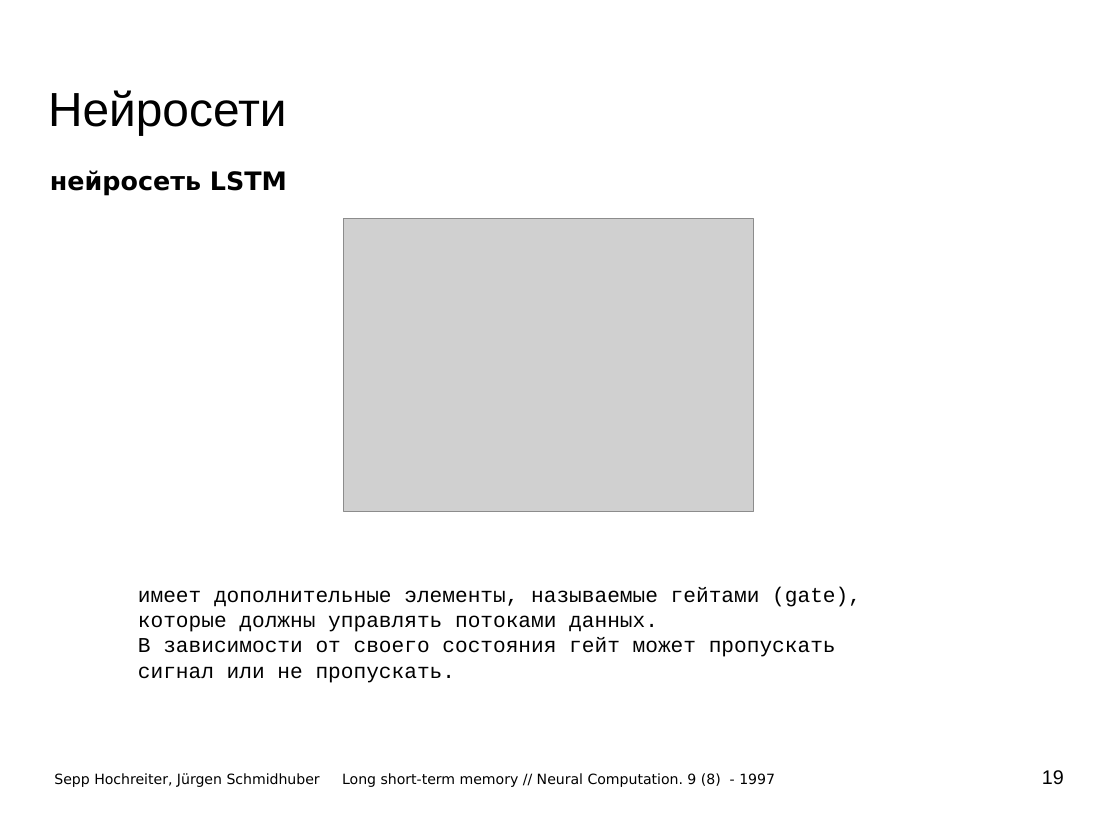
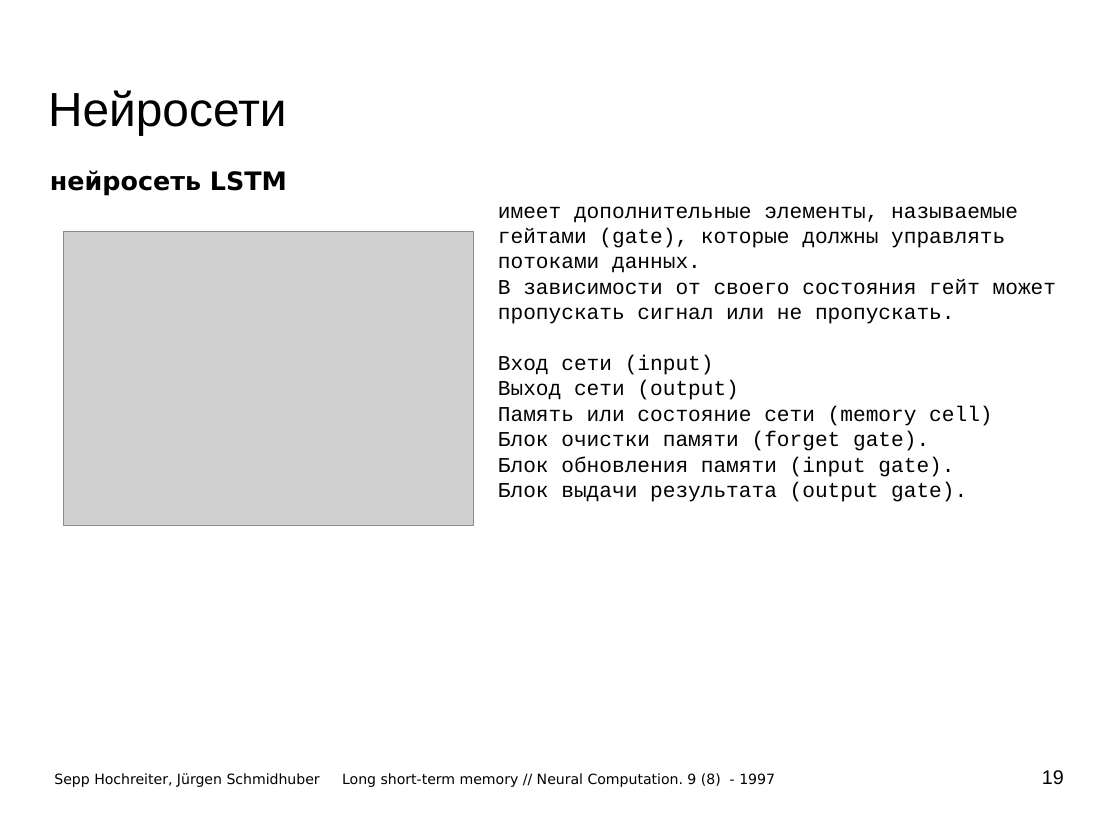
Before and after one commit to mechanoid5/ml_lectorium_legacy, a slide deck: slide 19 of 29-recurrent-ann.odp. Drawn at 1120x840 pixels with LibreOffice and Linux fonts; fonts in the diff are those of the drawing; grey boxes stand for pictures; background and template pictures are left out. Boxes give left, top, right and bottom in pixels: in the first picture for what was removed or moved away, otherwise in the second. Text is boxed around its words. In the diff, an @@ line names an element or a change of style, - is before the commit and + after.

```diff
--- a/29-recurrent-ann.odp
+++ b/29-recurrent-ann.odp
@@ text "имеет дополнительные элементы, называемые гейтами ...": place and size @@
-text "имеет дополнительные элементы, называемые гейтами ..." at box(138, 587, 861, 683)
+text "имеет дополнительные элементы, называемые гейтами ..." at box(498, 206, 1056, 502)
@@ picture: place and size @@
-picture at box(345, 219, 754, 512)
+picture at box(64, 232, 474, 525)
@@ text at box(498, 355, 992, 502): paragraphs added @@
+Вход сети (input)
+Выход сети (output)
+Память или состояние сети (memory cell)
+Блок очистки памяти (forget gate).
+Блок обновления памяти (input gate).
+Блок выдачи результата (output gate).
```
Also in this commit, not shown: 2 other slides changed, 1 slide added, 4 other files.
